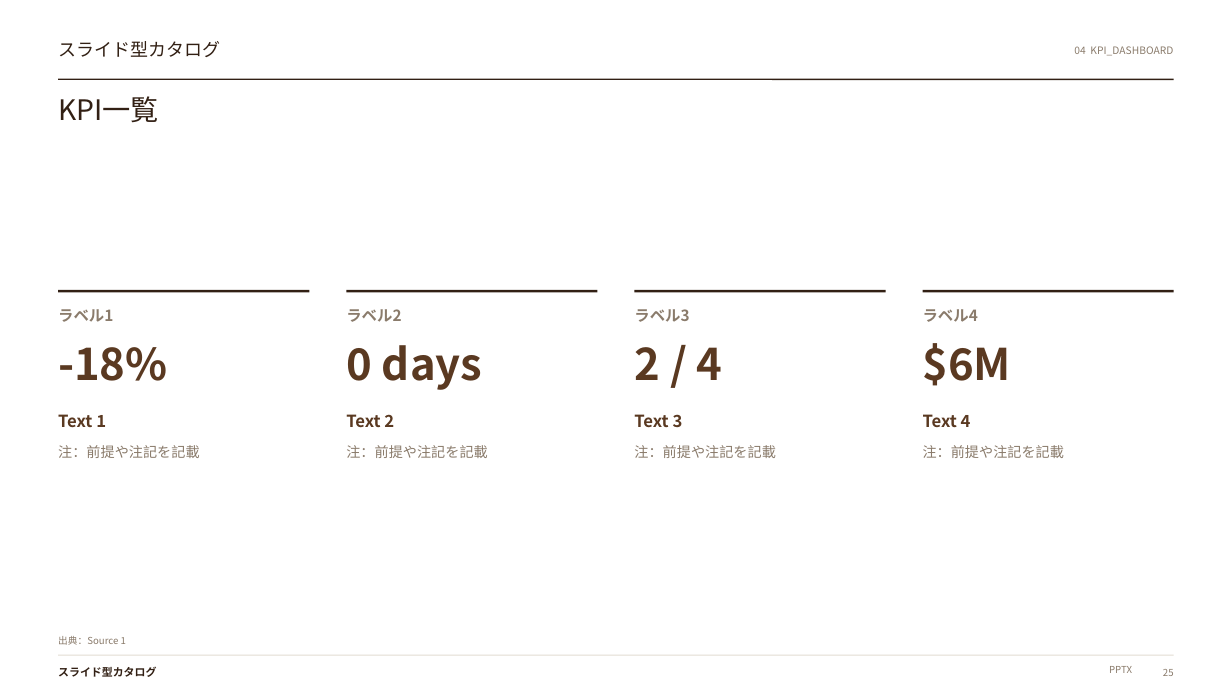
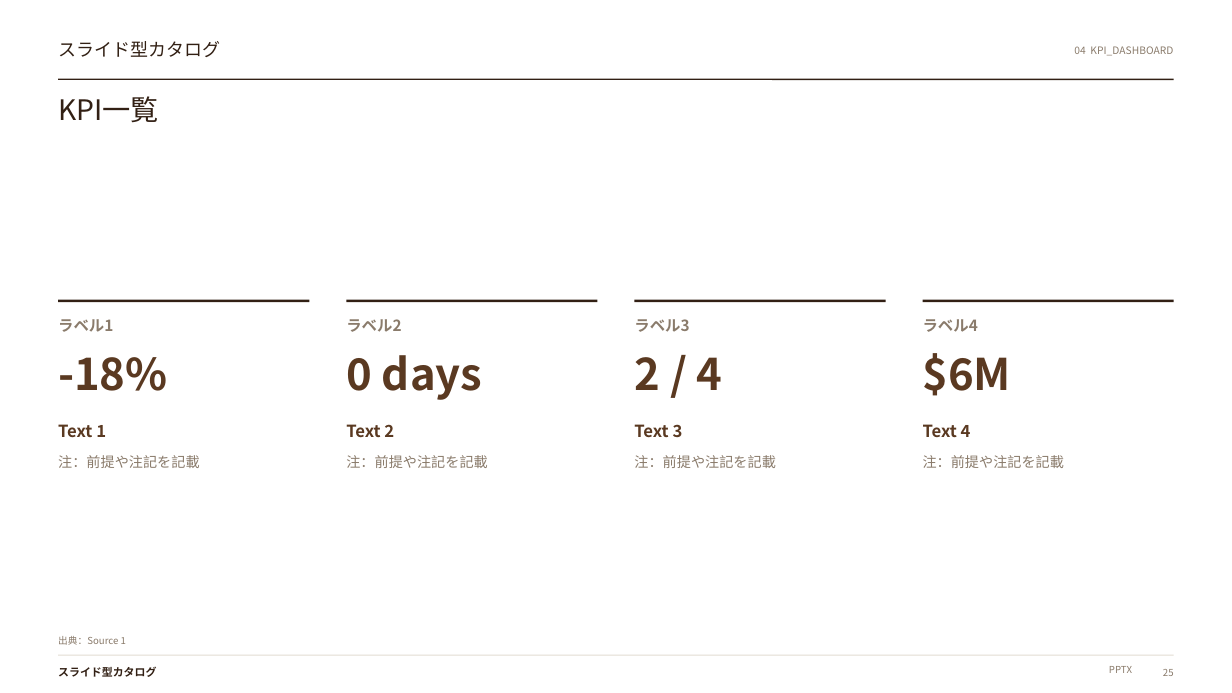
Before and after one commit to gozen3ji/consulting-pptx-skill, a slide deck: slide 25 of assets/SuperTemplate_62type.pptx. Drawn at 1232x693 pixels with LibreOffice and Linux fonts; fonts in the diff are those of the drawing. Boxes give left, top, right and bottom in pixels: in the first picture for what was removed or moved away, otherwise in the second. Text is boxed around its words. In the diff, an @@ line names an element or a change of style, - is before the commit and + after.

```diff
--- a/assets/SuperTemplate_62type.pptx
+++ b/assets/SuperTemplate_62type.pptx
@@ 16 texts, 4 lines: place and size @@
-16 texts, 4 lines at <box>58,291,1174,458</box>
+16 texts, 4 lines at <box>58,301,1174,468</box>
```
Also in this commit, not shown: 38 other slides changed, 31 slides added, 31 slides removed, 43 other files.
